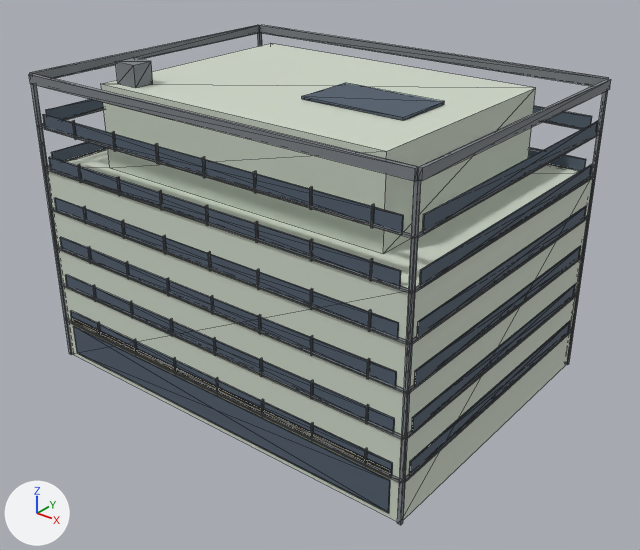
One commit to the glTF model public/buildings/lot_4x3.glb: the scene before it, then after it.
Rendered twice from a 50 mm camera at (51.9, -34.2, 35.4) aimed at (16.5, 10.0, 8.0). Arrows for +X, +Y and +Z are at lower left; the lights stay in place. The picture after the commit comes second. Mesh edges are drawn as thin lines. Vertices at exactly the same position are counted once.

The older version as bpy lines, for what is in view:
```python
mat_lot_4x3 = principled_material('lot_4x3')
mat_lot_4x3.base_color = (0.62, 0.68, 0.58)  # light grey #ced7c8
mat_lot_4x3.roughness = 0.85
me_lot_4x3 = bpy.data.meshes.new('lot_4x3')
me_lot_4x3.from_pydata(...)  # 824 vertices, 1248 faces; spans x -0.2..30.8, y -0.2..22.8, z 0.0..22.5
# faces by material slot: [24, 900, 312, 12]
me_lot_4x3.materials.append(mat_lot_4x3)  # light grey #ced7c8
me_lot_4x3.materials.append(mat_lot_4x3_trim)  # grey #7c8186
me_lot_4x3.materials.append(mat_lot_4x3_glass)  # greyish blue #505d6c
me_lot_4x3.materials.append(mat_lot_4x3_sign)  # yellow #f6d481
ob_lot_4x3 = bpy.data.objects.new('lot_4x3', me_lot_4x3)
ob_lot_4x3.location = (0.0, 0.0, 0.0)
```
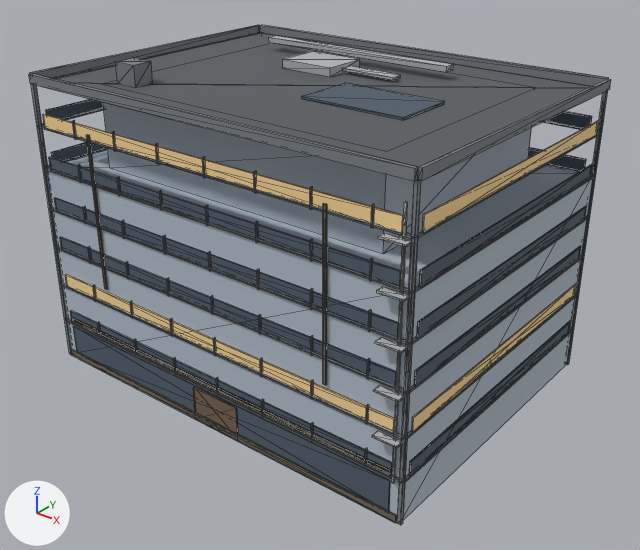
Pixel boxes (x1, y1, x2, y2) of what changed, in the pictures (640 x 550 px):
'lot_4x3', recoloured, reshaped
    both: (29, 25, 611, 525)
part 1 of me_lot_4x3, added
    after: (55, 33, 591, 167)
part 2 of me_lot_4x3, added
    after: (283, 51, 360, 77)
part 3 of me_lot_4x3, added
    after: (342, 66, 401, 80)
part 4 of me_lot_4x3, added
    after: (269, 36, 454, 72)
part 5 of me_lot_4x3, added
    after: (392, 201, 408, 483)
part 6 of me_lot_4x3, added
    after: (372, 431, 402, 448)
part 7 of me_lot_4x3, added
    after: (373, 385, 405, 402)
part 8 of me_lot_4x3, added
    after: (375, 337, 407, 353)
part 9 of me_lot_4x3, added
    after: (377, 287, 410, 302)
part 10 of me_lot_4x3, added
    after: (378, 233, 412, 247)
part 11 of me_lot_4x3, added (brown)
    after: (193, 387, 238, 434)
part 12 of me_lot_4x3, added
    after: (71, 349, 397, 523)
part 13 of me_lot_4x3, added
    after: (86, 135, 108, 290)
part 14 of me_lot_4x3, added
    after: (323, 203, 327, 385)
part 15 of me_lot_4x3, recoloured
    both: (43, 114, 599, 432)

The change in detail:
Material 'lot_4x3' (mat_lot_4x3) changes colour from light grey #ced7c8 to light grey #b3bfcb; in linear values from (0.62, 0.68, 0.58) to (0.45, 0.52, 0.6).
Material 'lot_4x3_lit_glass' (mat_lot_4x3_lit_glass) is new.
Its base color is (0.95, 0.68, 0.32) (beige #f9d799).
Its roughness is 0.85.
Material 'lot_4x3_roof_felt' (mat_lot_4x3_roof_felt) is new.
Its base color is (0.1, 0.11, 0.12) (dark grey #595d61).
Its roughness is 0.85.
Material 'lot_4x3_dirt' (mat_lot_4x3_dirt) is new.
Its base color is (0.16, 0.14, 0.11) (brown #6f695d).
Its roughness is 0.85.
Material 'lot_4x3_metal' (mat_lot_4x3_metal) is new.
Its base color is (0.44, 0.46, 0.47) (grey #b1b5b6).
Its roughness is 0.85.
Material 'lot_4x3_door' (mat_lot_4x3_door) is new.
Its base color is (0.18, 0.12, 0.08) (brown #766150).
Its roughness is 0.85.
me_lot_4x3 is used by ob_lot_4x3; location (0.0, 0.0, 0.0).
me_lot_4x3 had 824 vertices, 1248 faces and spanned x -0.2..30.8, y -0.2..22.8, z 0.0..22.5.
me_lot_4x3 now has 944 vertices, 1428 faces and spans x -0.2..30.8, y -0.8..22.8, z 0.0..22.5.
me_lot_4x3 part 1: a new loose piece, a box spanning x 0.2..30.3, y 0.2..22.3, z 21.01..21.05, in mat_lot_4x3_roof_felt (dark grey #595d61).
me_lot_4x3 part 2: a new loose piece, a box spanning x 10.37..14.64, y 13.5..16.88, z 21.08..21.72, in mat_lot_4x3_metal (grey #b1b5b6).
me_lot_4x3 part 3: a new loose piece, a box spanning x 14.64..18.91, y 14.85..15.75, z 21.25..21.45, in mat_lot_4x3_metal (grey #b1b5b6).
me_lot_4x3 part 4: a new loose piece, a box spanning x 5.49..21.35, y 17.55..18.45, z 21.65..22.05, in mat_lot_4x3_metal (grey #b1b5b6).
me_lot_4x3 part 5: a new loose piece, a box spanning x 29.95..30.09, y -0.23..-0.12, z 2.8..19.8, in mat_lot_4x3_metal (grey #b1b5b6).
me_lot_4x3 part 6: a new loose piece, a box spanning x 28.85..30.5, y -0.75..-0.2, z 5.75..5.87, in mat_lot_4x3_metal (grey #b1b5b6).
me_lot_4x3 part 7: a new loose piece, a box spanning x 28.85..30.5, y -0.75..-0.2, z 8.75..8.87, in mat_lot_4x3_metal (grey #b1b5b6).
me_lot_4x3 part 8: a new loose piece, a box spanning x 28.85..30.5, y -0.75..-0.2, z 11.75..11.87, in mat_lot_4x3_metal (grey #b1b5b6).
me_lot_4x3 part 9: a new loose piece, a box spanning x 28.85..30.5, y -0.75..-0.2, z 14.75..14.87, in mat_lot_4x3_metal (grey #b1b5b6).
me_lot_4x3 part 10: a new loose piece, a box spanning x 28.85..30.5, y -0.75..-0.2, z 17.75..17.87, in mat_lot_4x3_metal (grey #b1b5b6).
me_lot_4x3 part 11: a new loose piece, a box spanning x 13.725..17.69, y -0.12..-0.02, z 0.0..2.55, in mat_lot_4x3_door (brown #766150).
me_lot_4x3 part 12: a new loose piece, a box spanning x 0.2..30.3, y -0.18..-0.1, z 0.0..0.55, in mat_lot_4x3_dirt (brown #6f695d).
me_lot_4x3 part 13: a new loose piece, a box spanning x 5.37..5.61, y -0.19..-0.11, z 7.35..18.48, in mat_lot_4x3_dirt (brown #6f695d).
me_lot_4x3 part 14: a new loose piece, a box spanning x 24.89..25.13, y -0.19..-0.11, z 7.35..18.48, in mat_lot_4x3_dirt (brown #6f695d).
me_lot_4x3 part 15: 48 faces spanning x 0.7..30.6, y -0.1..21.8, z 6.0..19.0 switch from mat_lot_4x3_glass (greyish blue #505d6c) to mat_lot_4x3_lit_glass (beige #f9d799).
Other edits to the shape of me_lot_4x3 do not show in these pictures.
me_lot_4x3 gains material mat_lot_4x3_roof_felt (dark grey #595d61).
me_lot_4x3 gains material mat_lot_4x3_metal (grey #b1b5b6).
me_lot_4x3 gains material mat_lot_4x3_door (brown #766150).
me_lot_4x3 gains material mat_lot_4x3_dirt (brown #6f695d).
